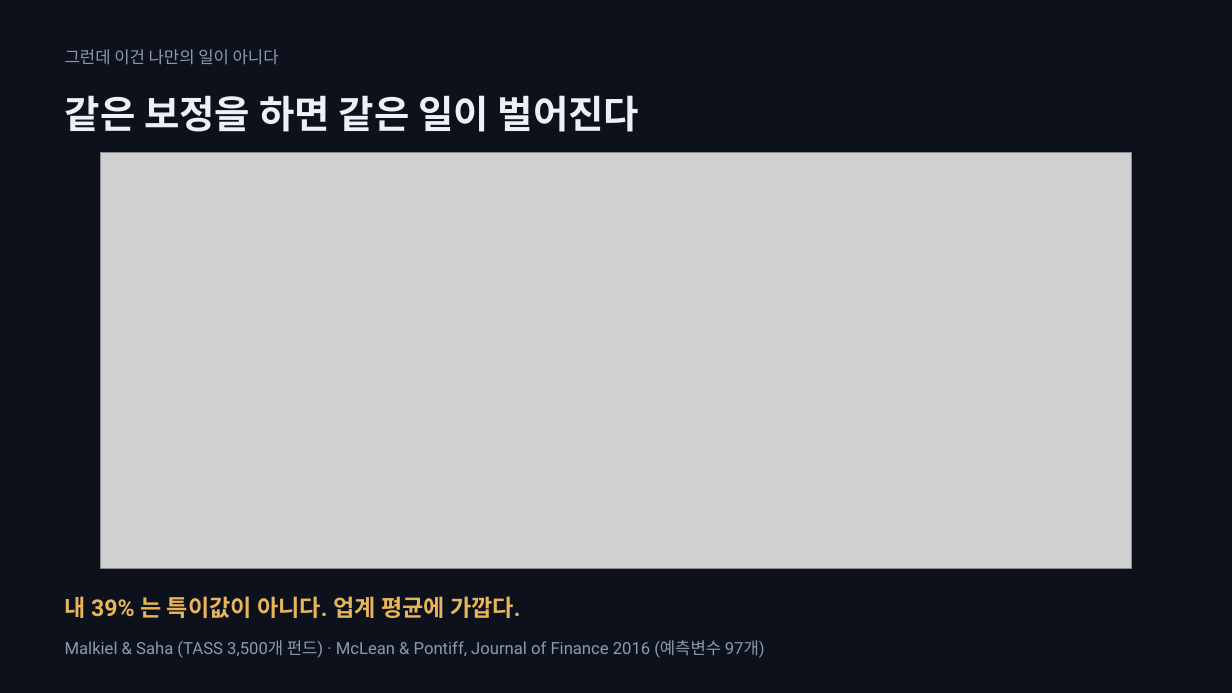
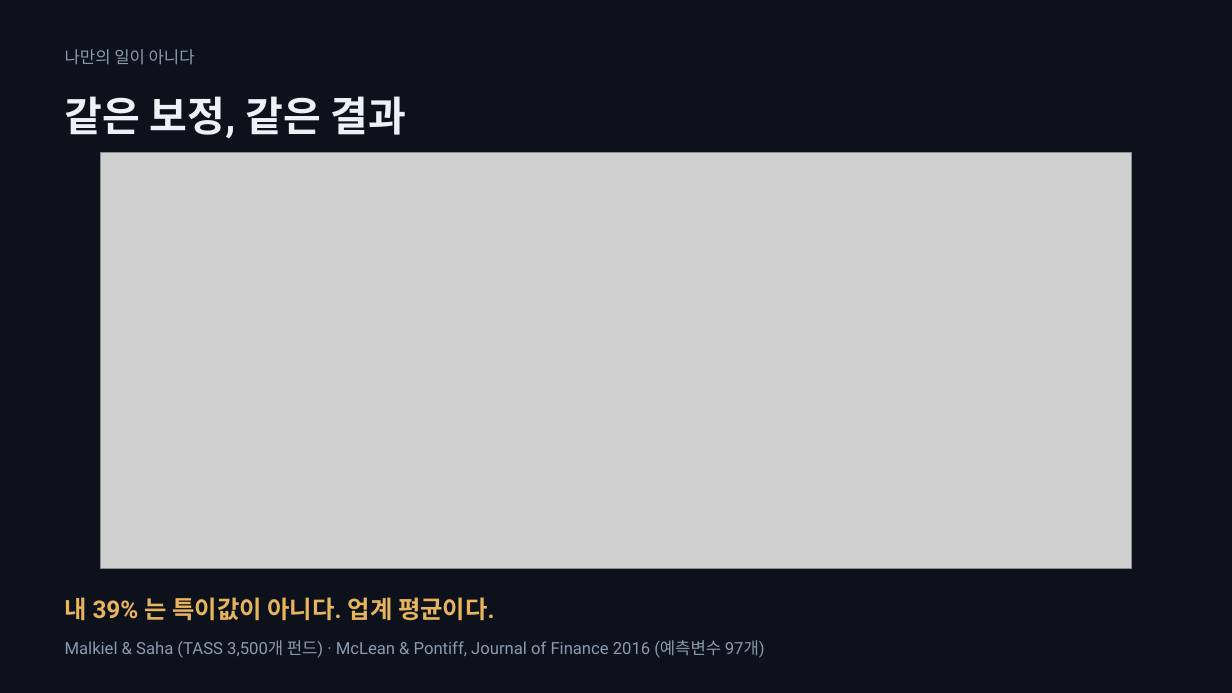
Before and after one commit to SeoDongOk/proof-of-track-record, a slide deck: slide 5 of deck/proof-of-track-record.pptx. Drawn at 1232x693 pixels with LibreOffice and Linux fonts; fonts in the diff are those of the drawing; grey boxes stand for pictures. Boxes give left, top, right and bottom in pixels: in the first picture for what was removed or moved away, otherwise in the second. Text is boxed around its words. In the diff, an @@ line names an element or a change of style, - is before the commit and + after.

```diff
--- a/deck/proof-of-track-record.pptx
+++ b/deck/proof-of-track-record.pptx
@@ text at box(65, 49, 195, 65): text changed @@
-그런데 이건 나만의 일이 아니다
+나만의 일이 아니다
@@ text at box(65, 96, 406, 138): text changed; size 30 to 32 pt @@
-같은 보정을 하면 같은 일이 벌어진다
+같은 보정, 같은 결과
@@ text at box(65, 597, 495, 620): text changed; size 18 to 19 pt @@
-내 39% 는 특이값이 아니다. 업계 평균에 가깝다.
+내 39% 는 특이값이 아니다. 업계 평균이다.
```
Also in this commit, not shown: 14 other slides changed, 15 other files.
